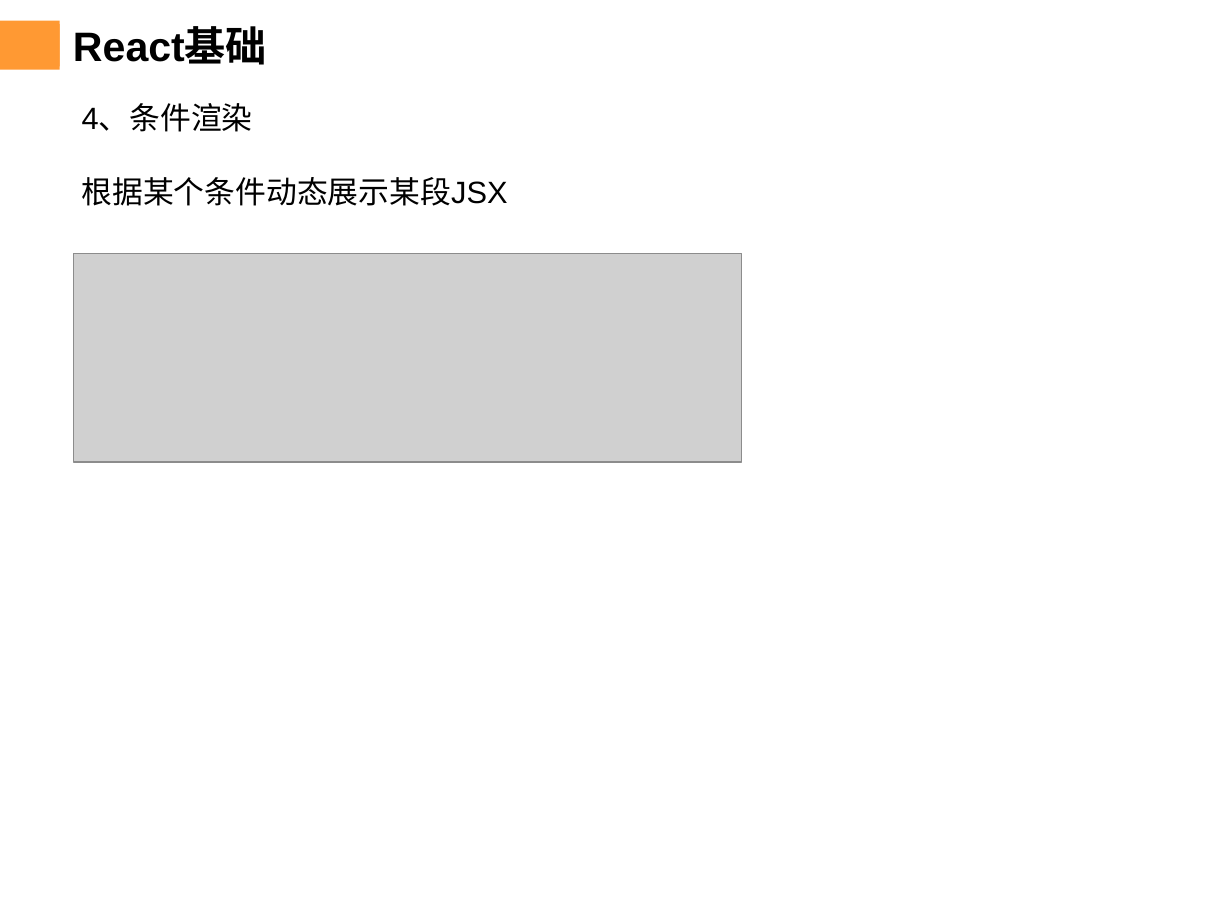
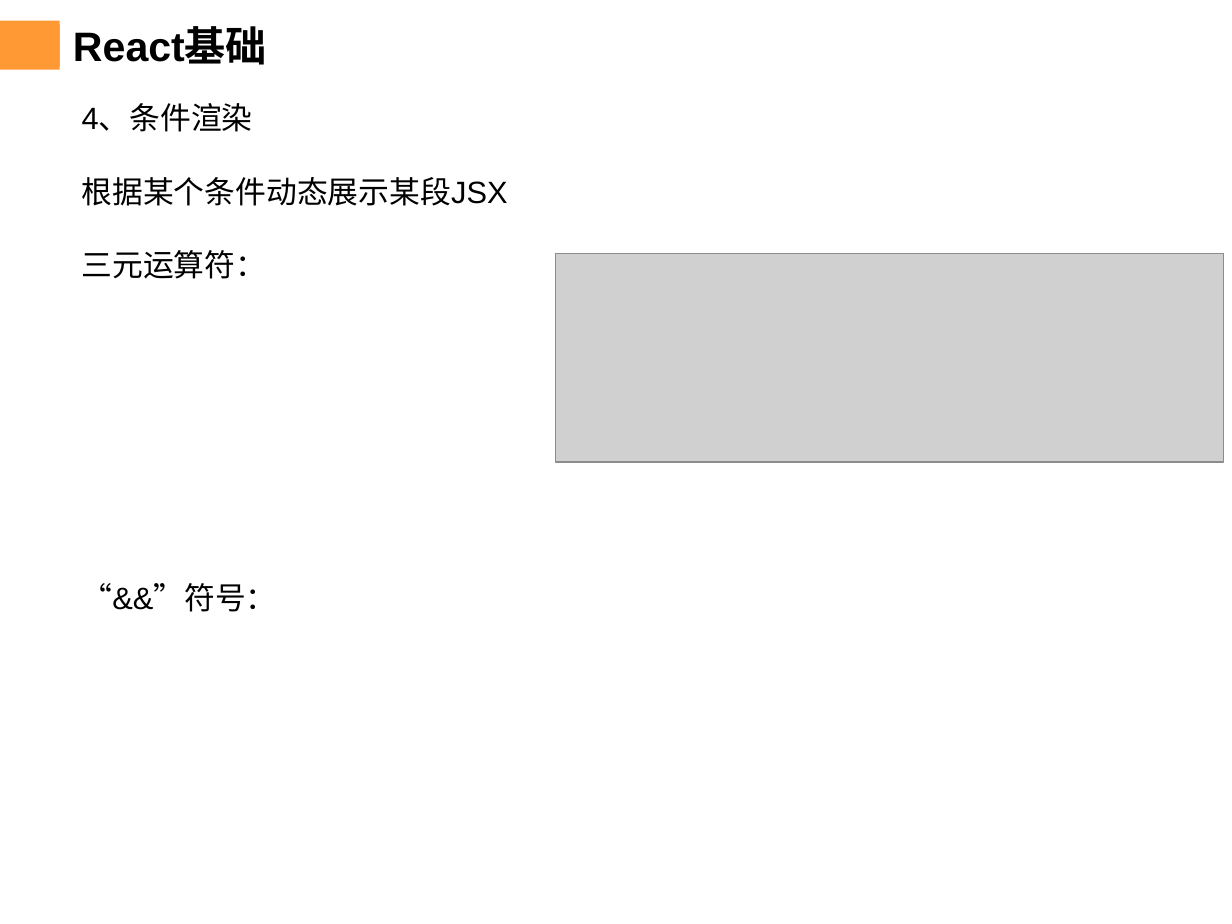
Before and after one commit to chenqiuli/JY-peixun-1, a slide deck: slide 10 of PPT内容-20240103-2.pptx. Drawn at 1232x924 pixels with LibreOffice and Linux fonts; fonts in the diff are those of the drawing; grey boxes stand for pictures; background and template pictures are left out. Boxes give left, top, right and bottom in pixels: in the first picture for what was removed or moved away, otherwise in the second. Text is boxed around its words. In the diff, an @@ line names an element or a change of style, - is before the commit and + after.

```diff
--- a/PPT内容-20240103-2.pptx
+++ b/PPT内容-20240103-2.pptx
@@ text at bbox=[82, 250, 277, 612]: paragraphs added @@
+三元运算符：
+“&&”符号：
@@ picture: place and size @@
-picture at bbox=[74, 254, 742, 462]
+picture at bbox=[556, 254, 1223, 462]
```
Also in this commit, not shown: 15 other slides changed, 1 slide added, 6 other files.
